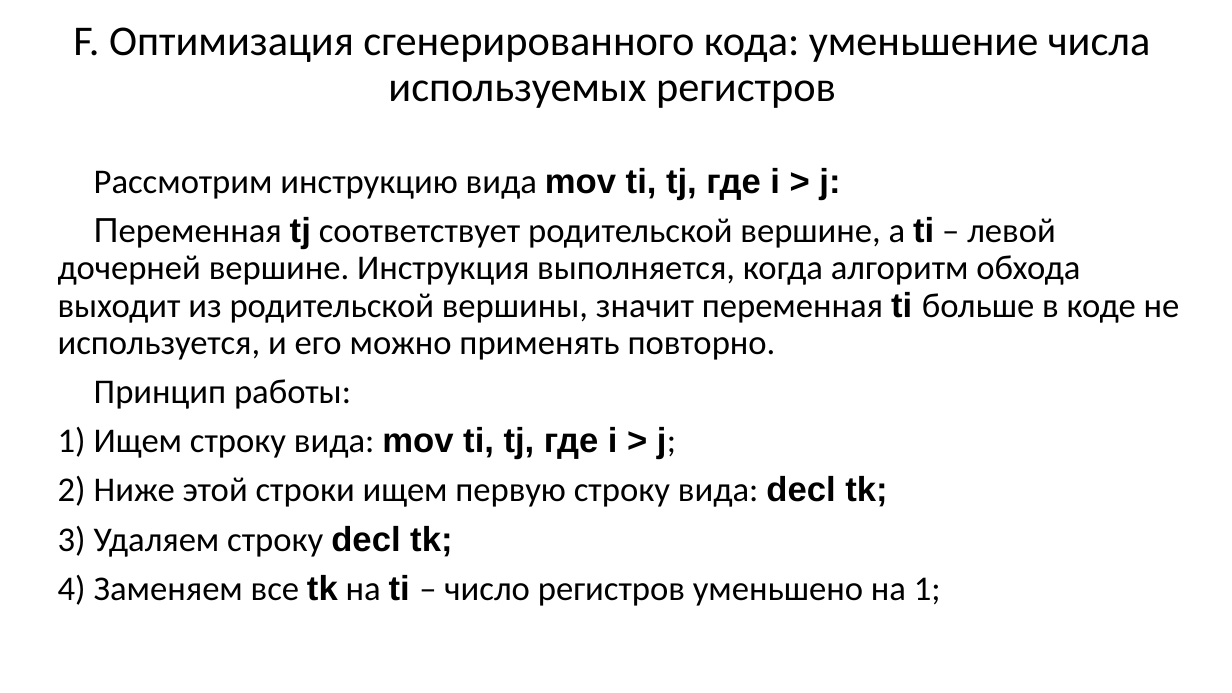
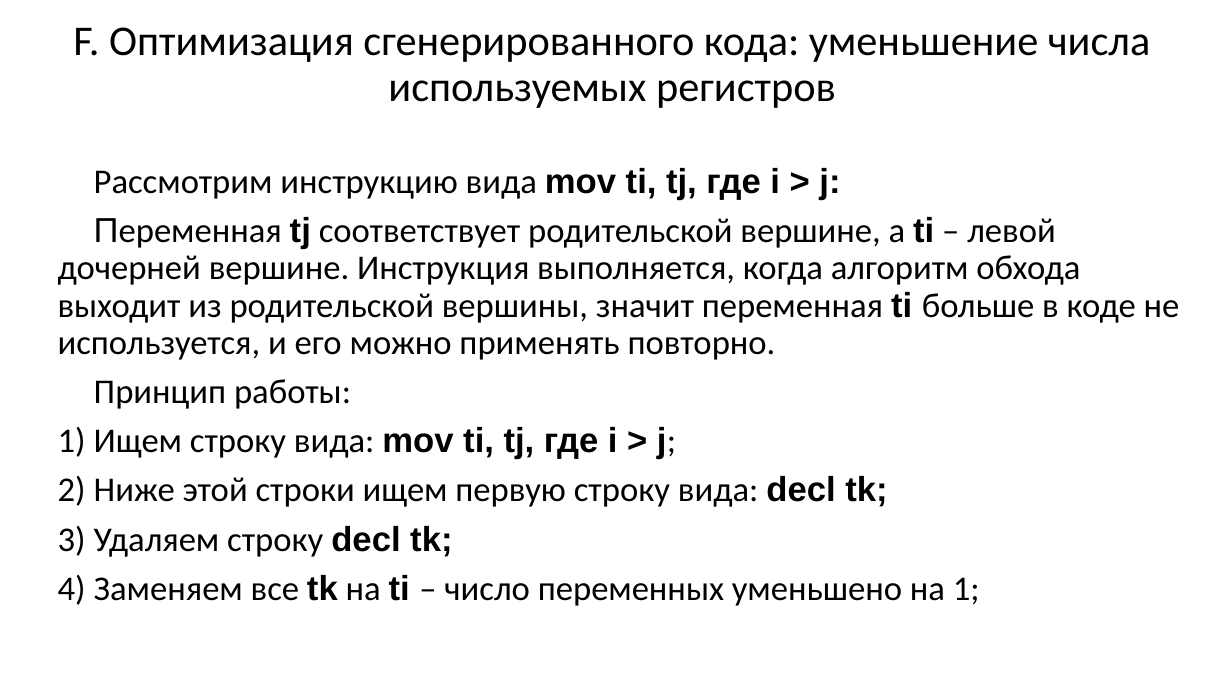
Before and after one commit to goddamnteam/korzun, a slide deck: slide 36 of task3.pptx. Drawn at 1232x693 pixels with LibreOffice and Linux fonts; fonts in the diff are those of the drawing. Boxes give left, top, right and bottom in pixels: in the first picture for what was removed or moved away, otherwise in the second. Text is boxed around its words. In the diff, an @@ line names an element or a change of style, - is before the commit and + after.

```diff
--- a/task3.pptx
+++ b/task3.pptx
@@ text at <box>94,575,980,606</box>: text changed @@
-4) Заменяем все tk на ti – число регистров уменьшено на 1;
+4) Заменяем все tk на ti – число переменных уменьшено на 1;
```
Also in this commit, not shown: 4 other slides changed.
